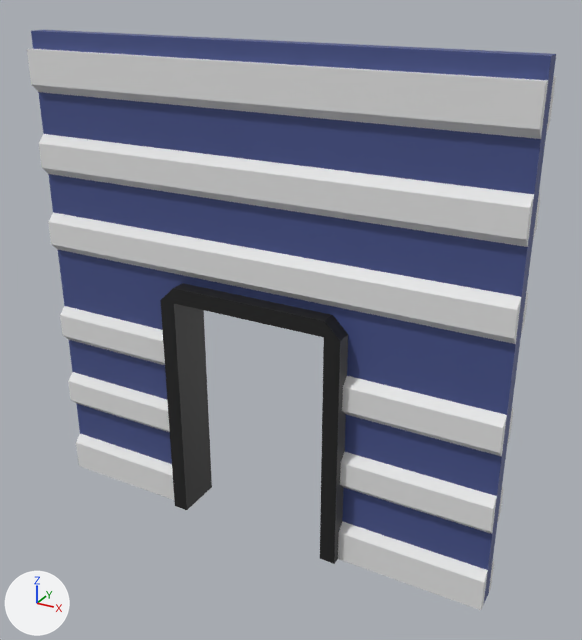
The glTF model SpaceHorrorGame/assets/Walls/Small_Wall_Door_Interior.glb: old version first, new version second.
One viewpoint serves both versions: a camera (50 mm lens) standing at (4.52, -3.54, 6.7) and looking at (0.35, 4.05, 2.9). Every picture has the same lights, and +X, +Y and +Z are marked at lower left. Where no turn or scale is listed for an object, it has been applied to the vertices.

Objects in the first picture: 'Door_Frame', 'Door_Wall', 'Small_Interior'.
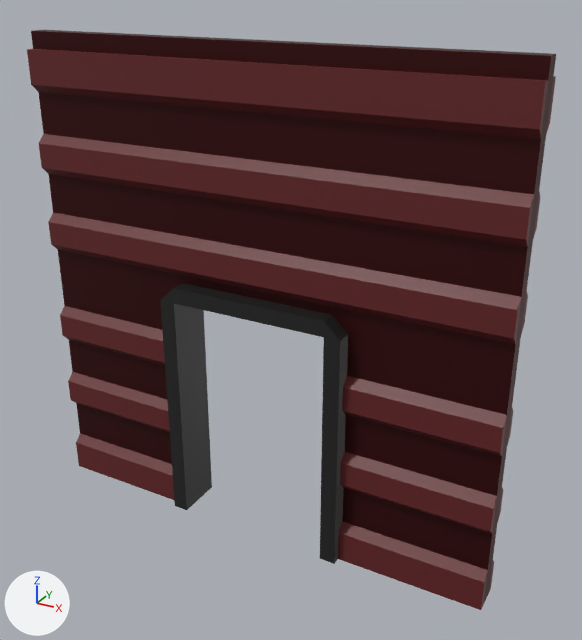
Changed parts and their boxes (x1, y1, x2, y2) in the pictures (582 x 640 px):
```json
{"object": "Small_Interior", "change": "recoloured", "before": [27, 49, 556, 610], "after": [27, 49, 556, 610]}
{"object": "Door_Wall", "change": "recoloured", "before": [31, 30, 556, 603], "after": [31, 30, 556, 603], "on screen": "blue to red"}
```

Edits to the scene script, one JSON object a line:
```json
{"op": "set", "path": "mat_tmp_wall_texture.base_color", "old": "(0.0628, 0.0864, 0.26)", "new": "(0.0529, 0.00243, 0.00304)", "note": "blue #47538b -> dark red #41080a"}
{"op": "add", "block": "mat_red_016", "code": ["mat_red_016 = principled_material('Red.016')", "mat_red_016.base_color = (0.128, 0.0143, 0.0162)  # dark red #642022"]}
{"block": "me_cube_045", "where": "me_cube_045.from_pydata(...)  # 144 vertices, 216 faces; spans x -3.0..3.0, y 3.7..4.1, z 0.0..5.8"}
{"op": "add", "block": "me_cube_045", "code": "me_cube_045.materials.append(mat_red_016)  # dark red #642022"}
```
